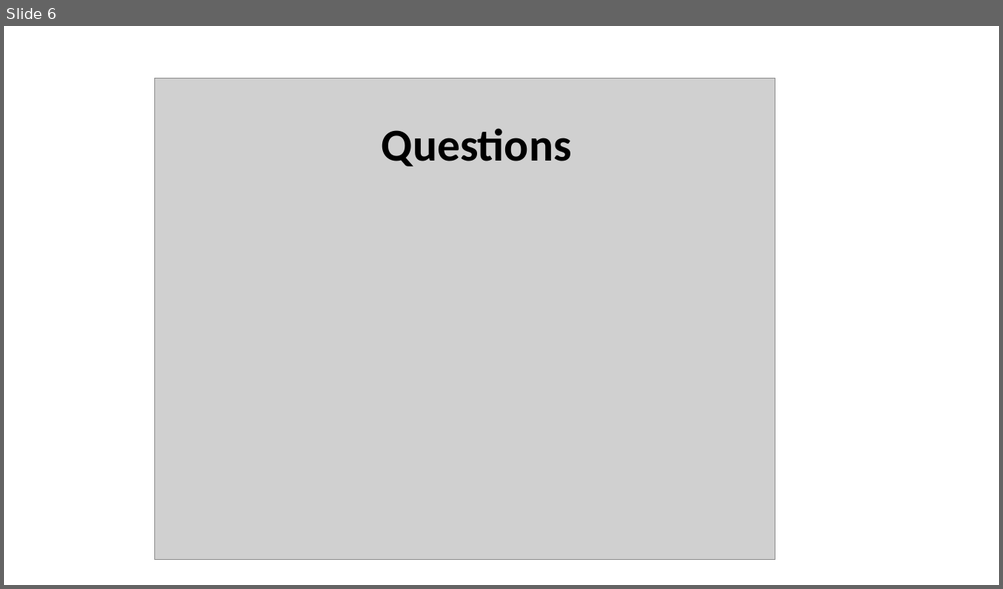
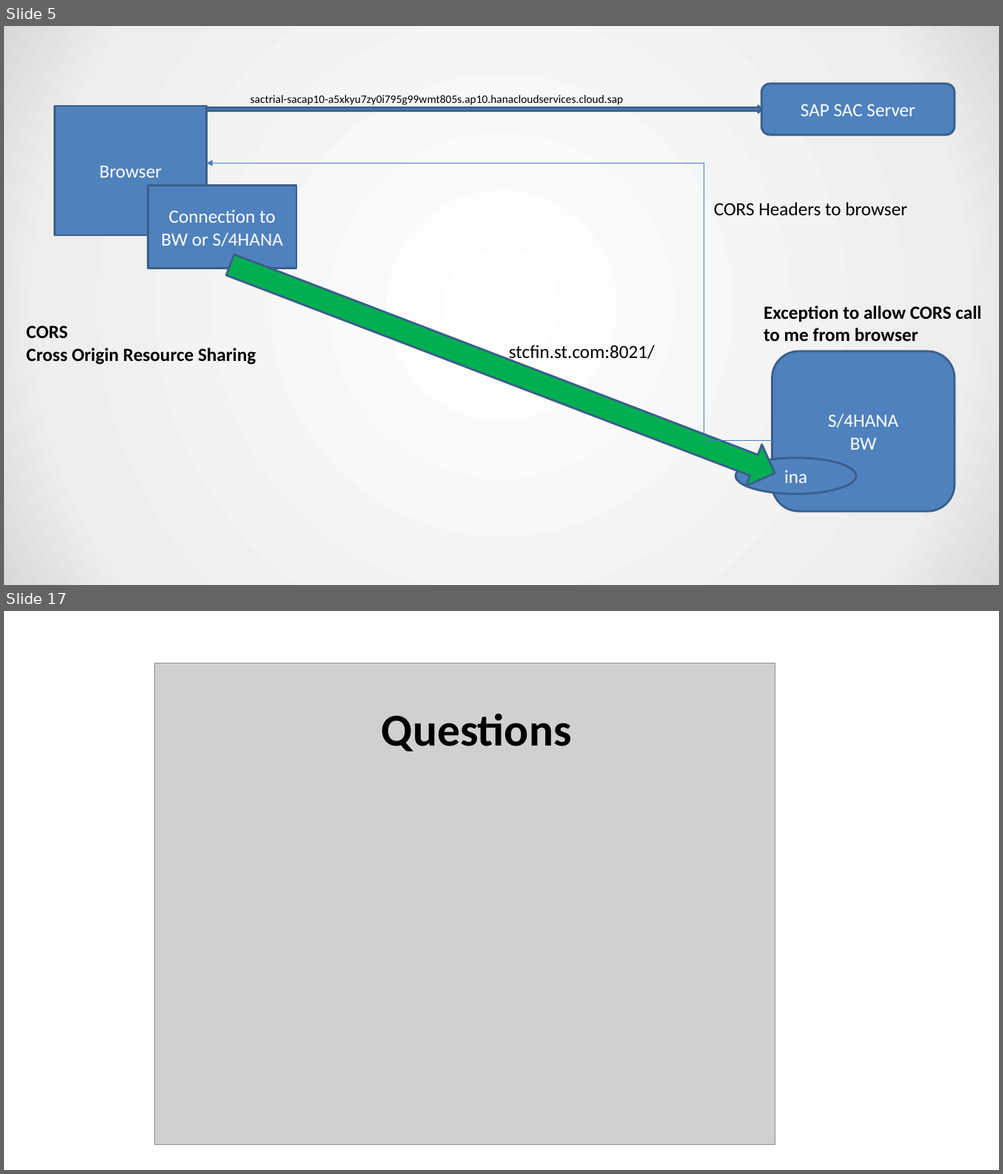
Before and after one commit to soyuztechnologies/EY_SAC_Feb2022, a slide deck: day 11/SAC_Training Day 11.pptx. Shown one above the other, each under a label of ours: slide 6 before the commit, slides 5 and 17 after it; the slides between them are not shown. The pictures are 1003x589 and 1003x1174 pixels, drawn with LibreOffice and Linux fonts; fonts in the diff are those of the drawing; grey boxes stand for pictures. Boxes give left, top, right and bottom in pixels: in the first picture for what was removed or moved away, otherwise in the second. Text is boxed around its words. In the diff, an @@ line names an element or a change of style, - is before the commit and + after.

```diff
--- a/day 11/SAC_Training Day 11.pptx
+++ b/day 11/SAC_Training Day 11.pptx
@@ slide 5 added at <box>4,26,999,585</box>, background gradient #FFFFFF to #EEEEEE to #D9D9D9 @@
@@ rounded rectangle added at <box>761,84,955,135</box>, fill #4F81BD, outline #3A5F8C 2 pt, 18 pt, text #FFFFFF @@
+SAP SAC Server
@@ rectangle added at <box>55,106,207,235</box>, fill #4F81BD, outline #3A5F8C 2 pt, 18 pt, text #FFFFFF @@
+Browser
@@ right arrow added at <box>207,106,761,113</box>, fill #4F81BD, outline #3A5F8C 2 pt @@
@@ text added at <box>250,95,623,105</box>, 11 pt, text #000000 @@
+sactrial-sacap10-a5xkyu7zy0i795g99wmt805s.ap10.hanacloudservices.cloud.sap
@@ elbow arrow added from (781, 441) to (206, 164), #4B7EBC 0.75 pt @@
@@ rectangle added at <box>148,186,296,269</box>, fill #4F81BD, outline #3A5F8C 2 pt, 18 pt, text #FFFFFF @@
+Connection to BW or S/4HANA
@@ text added at <box>714,202,907,216</box>, 18 pt, text #000000 @@
+CORS Headers to browser
@@ right arrow added at <box>222,244,782,494</box>, fill #00B050, outline #3A5F8C 2 pt @@
@@ text added at <box>763,306,981,342</box>, 18 pt, text #000000, bold @@
+Exception to allow CORS call to me from browser
@@ text added at <box>26,326,256,365</box>, 18 pt, text #000000, bold @@
+CORS
+Cross Origin Resource Sharing
@@ text added at <box>509,345,654,363</box>, 18 pt, text #000000 @@
+stcfin.st.com:8021/
@@ rounded rectangle added at <box>771,352,954,511</box>, fill #4F81BD, outline #3A5F8C 2 pt, 18 pt, text #FFFFFF @@
+S/4HANA
+BW
@@ ellipse added at <box>735,458,856,494</box>, fill #4F81BD, outline #3A5F8C 2 pt, 18 pt, text #FFFFFF @@
+ina
@@ what was slide 6 is now slide 17 @@
```
Also in this commit, not shown: 4 slides changed, 11 other slides added, 1 slide removed, 50 other files.
